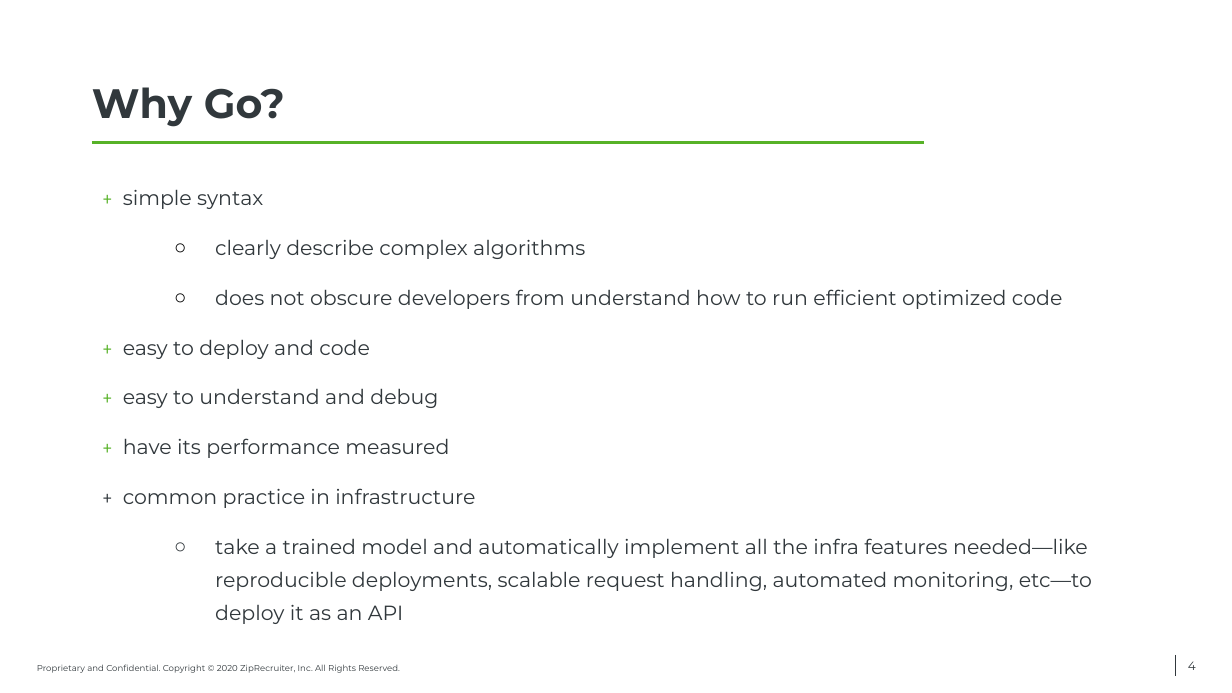
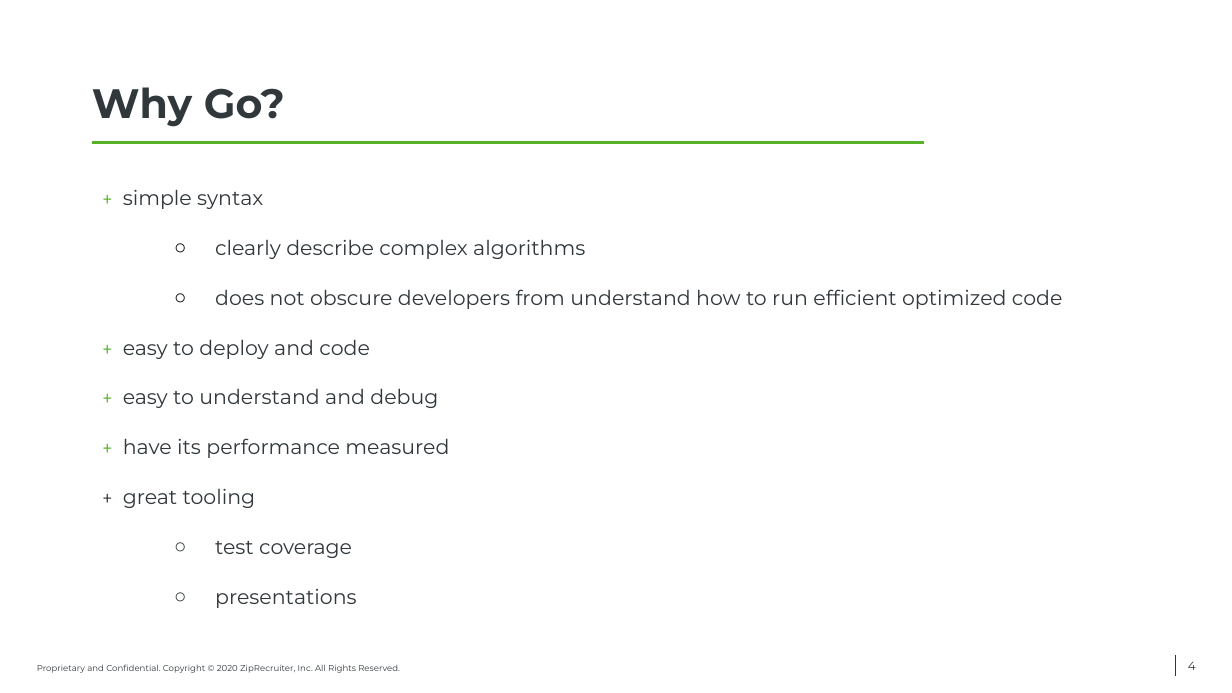
Before and after one commit to ephraimberkovitch/golang_ml, a slide deck: slide 4 of ZR-GoML.pptx. Drawn at 1232x693 pixels with LibreOffice and Linux fonts; fonts in the diff are those of the drawing; background and template pictures are left out. Boxes give left, top, right and bottom in pixels: in the first picture for what was removed or moved away, otherwise in the second. Text is boxed around its words. In the diff, an @@ line names an element or a change of style, - is before the commit and + after.

Commit message:
new ppt

```diff
--- a/ZR-GoML.pptx
+++ b/ZR-GoML.pptx
@@ text at <box>123,489,357,608</box>: text changed @@
-﹢ common practice in infrastructure
-  ○ take a trained model and automatically implement all the infra features needed—like reproducible deployments, scalable request handling, automated monitoring, etc—to deploy it as an API
+﹢ great tooling
+  ○ test coverage
+  ○ presentations
```
Also in this commit, not shown: 2 other slides changed, 2 other files.
